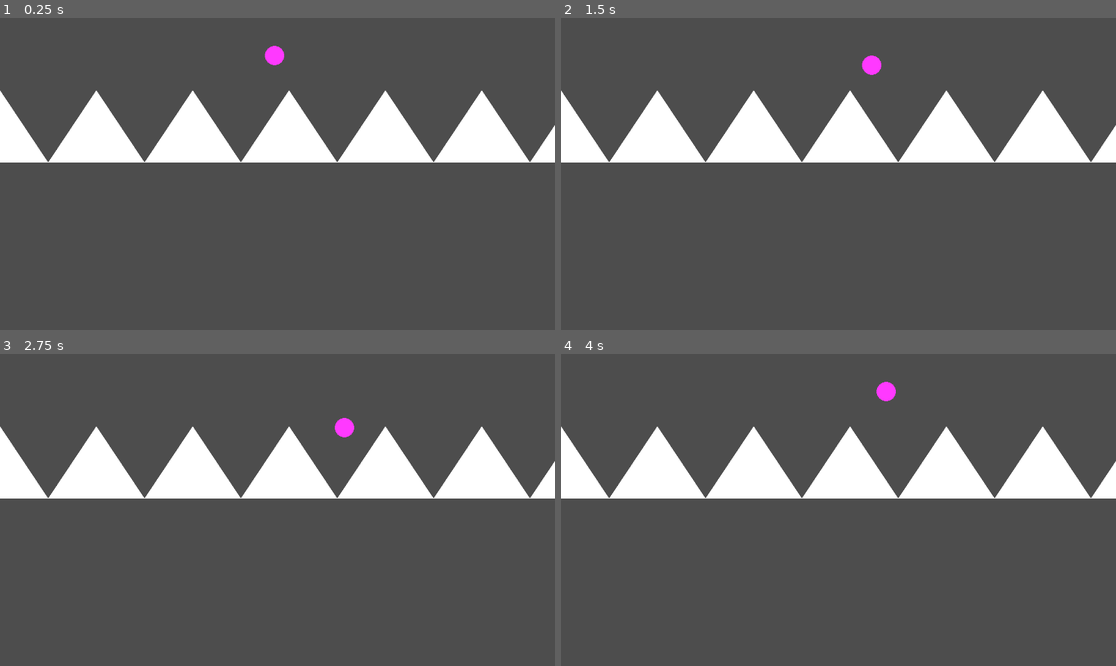
Above: before the commit, frames 1-4 (two rows, left to right).
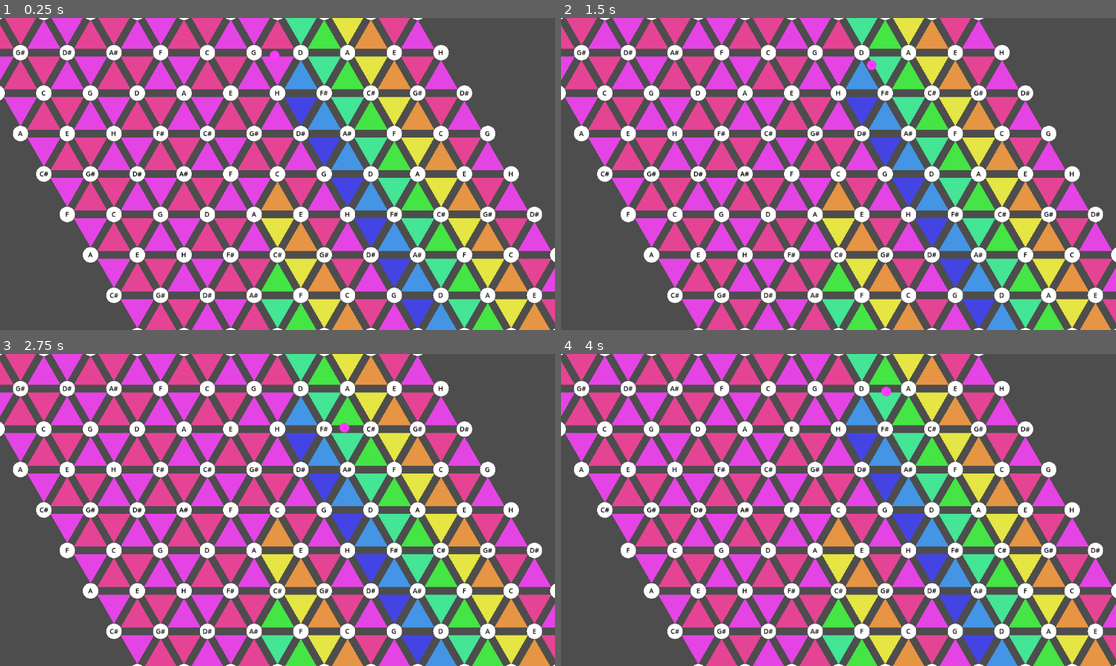
Above: after the commit, the same moments.

Repository: jouhlig/bachelor
Game: Godot game, scene res://Game.tscn
Two runs of this game, one before a commit and one after it. Both use one fixed random seed, a clock stepped at 60 frames per second and the inputs below.
Inputs:
- Up to frame 1 (0.25 s): no input
- Up to frame 2 (1.5 s): tap Enter at 0.5 s; hold Right (right) 0.53-1.28 s; hold Down (down) from 1.28 s (still down)
- Up to frame 3 (2.75 s): release Down (down) at 2.03 s; hold Right (right) from 2.03 s (still down)
- Up to frame 4 (4 s): release Right (right) at 2.78 s; hold Up (up) 2.78-3.53 s; hold Left (left) from 3.53 s (still down)

The runs differ from the first frame. In frame 1, 58% of the frame differs, in the area x 0-100%, y 0-100%; in frame 2, 58%; in frame 3, 58%; in frame 4, 58%.

Commit message:
functioning tonnetz

Diff:
--- a/Game.tscn
+++ b/Game.tscn
@@ -1,7 +1,13 @@
-[gd_scene load_steps=3 format=3 uid="uid://dcfuk4qabv37f"]
+[gd_scene load_steps=5 format=3 uid="uid://dcfuk4qabv37f"]
 
 [ext_resource type="Script" uid="uid://u2chcgx4hx01" path="res://game.gd" id="1_u44n3"]
 [ext_resource type="PackedScene" uid="uid://dfcit6vv0i3lu" path="res://Player.tscn" id="1_xkndl"]
+[ext_resource type="Script" uid="uid://cmgw7cxnnr5i6" path="res://tonnetz_builder.gd" id="4_sb48q"]
+[ext_resource type="Script" uid="uid://cgq0aer2s2rb0" path="res://tonnetz_config.gd" id="7_joorw"]
+
+[sub_resource type="Resource" id="Resource_2vekm"]
+script = ExtResource("7_joorw")
+metadata/_custom_type_script = "uid://cgq0aer2s2rb0"
 
 [node name="Game" type="Node"]
 script = ExtResource("1_u44n3")
@@ -9,3 +15,8 @@
 [node name="Player" parent="." instance=ExtResource("1_xkndl")]
 z_index = 1
 position = Vector2(570, 78)
+config = SubResource("Resource_2vekm")
+
+[node name="TonnetzBuilder" type="Node" parent="."]
+script = ExtResource("4_sb48q")
+config = SubResource("Resource_2vekm")
--- a/Player.tscn
+++ b/Player.tscn
@@ -1,12 +1,9 @@
-[gd_scene load_steps=4 format=3 uid="uid://dfcit6vv0i3lu"]
+[gd_scene load_steps=3 format=3 uid="uid://dfcit6vv0i3lu"]
 
 [ext_resource type="Script" uid="uid://cxq6howq7ctsg" path="res://player.gd" id="1_xhfnw"]
 
 [sub_resource type="CircleShape2D" id="CircleShape2D_xhfnw"]
 radius = 49.0
-
-[sub_resource type="CircleShape2D" id="CircleShape2D_kpjcp"]
-radius = 50.0
 
 [node name="Player" type="CharacterBody2D"]
 script = ExtResource("1_xhfnw")
@@ -14,12 +11,6 @@
 [node name="CollisionShape2D" type="CollisionShape2D" parent="."]
 shape = SubResource("CircleShape2D_xhfnw")
 
-[node name="Area2D" type="Area2D" parent="."]
-
-[node name="CollisionShape2D" type="CollisionShape2D" parent="Area2D"]
-shape = SubResource("CircleShape2D_kpjcp")
-
 [node name="Visuals" type="Node2D" parent="."]
 
-[node name="Polygon2D" type="Polygon2D" parent="Visuals"]
-color = Color(1, 0.22352941, 1, 1)
+[node name="MeshInstance2D" type="MeshInstance2D" parent="Visuals"]
--- a/Triangle.tscn
+++ b/Triangle.tscn
@@ -1,8 +1,10 @@
-[gd_scene load_steps=3 format=3 uid="uid://busqla57y5uy0"]
+[gd_scene load_steps=4 format=3 uid="uid://b50ysi2vss4ae"]
 
-[ext_resource type="Script" uid="uid://gx4o34kkf27n" path="res://triangle.gd" id="1_q5a6s"]
+[ext_resource type="Script" path="res://triangle.gd" id="1_q5a6s"]
 
 [sub_resource type="CircleShape2D" id="CircleShape2D_q5a6s"]
+
+[sub_resource type="CircleShape2D" id="CircleShape2D_5f5wb"]
 
 [node name="Triangle" type="StaticBody2D"]
 script = ExtResource("1_q5a6s")
@@ -14,3 +16,11 @@
 [node name="Visuals" type="Node2D" parent="."]
 
 [node name="Polygon2D" type="Polygon2D" parent="Visuals"]
+
+[node name="Area2D" type="Area2D" parent="."]
+
+[node name="CollisionShape2D" type="CollisionShape2D" parent="Area2D"]
+shape = SubResource("CircleShape2D_5f5wb")
+
+[connection signal="body_entered" from="Area2D" to="." method="_on_body_entered_triangle"]
+[connection signal="body_exited" from="Area2D" to="." method="_on_body_exited_triangle"]
--- /dev/null
+++ b/audio_manager.gd
@@ -0,0 +1,64 @@
+extends Node
+class_name AudioManager
+
+var generator := AudioStreamGenerator.new()
+var player := AudioStreamPlayer.new()
+var playback: AudioStreamGeneratorPlayback
+
+var sample_rate := 44100.0
+var buffer_length := 0.03
+const BASE_MIDI_NOTE := 60
+var voices := {}  # Dictionary<int, Voice>
+var voice_counts := {}  # Dictionary<int, int>
+
+class Voice:
+	var freq: float
+	var phase := 0.0
+	var volume := 0.2
+
+	func _init(f):
+		freq = f
+
+func _ready():
+	generator.mix_rate = sample_rate
+	generator.buffer_length = buffer_length
+	player.stream = generator
+	add_child(player)
+	player.play()
+
+	playback = player.get_stream_playback()
+	set_process(true)
+
+func _process(delta):
+	var frames = playback.get_frames_available()
+
+	for i in range(frames):
+		var sample := 0.0
+
+		for v in voices.values():
+			sample += sin(v.phase) * v.volume
+			v.phase += TAU * v.freq / sample_rate
+
+		sample = clamp(sample, -1.0, 1.0)
+		playback.push_frame(Vector2(sample, sample))
+
+func play_notes(pitches: Array[int]):
+	print("Playing note(s) ")
+	for p in pitches:
+		voice_counts[p] = voice_counts.get(p, 0) + 1
+		if voice_counts[p] == 1:
+			voices[p] = Voice.new(pitch_to_freq(p))
+		print(p)
+
+func stop_note(pitch: int):
+	if not voice_counts.has(pitch):
+		return
+	voice_counts[pitch] -= 1
+	if voice_counts[pitch] <= 0:
+		voice_counts.erase(pitch)
+		voices.erase(pitch)
+	print("Stopped note ", pitch)
+
+func pitch_to_freq(pitch_class: int) -> float:
+	var midi_note = BASE_MIDI_NOTE + pitch_class
+	return 440.0 * pow(2.0, (midi_note - 69) / 12.0)
--- a/game.gd
+++ b/game.gd
@@ -1,19 +1,10 @@
 extends Node
-var TriangleScene = preload("res://Triangle.tscn")
 
-# Called when the node enters the scene tree for the first time.
 func _ready() -> void:
-	#spawn triangles
-	for i in range(0,10):
-		var pos = Vector2(i*200, 200)
-		spawn_triangle(pos, i)
-
-
-# Called every frame. 'delta' is the elapsed time since the previous frame.
-func _process(delta: float) -> void:
-	pass
-
-func spawn_triangle(position: Vector2, element_id: int):
-	var triangle = TriangleScene.instantiate()
-	add_child(triangle)
-	triangle.position = position
+	var builder: TonnetzBuilder
+	if has_node("TonnetzBuilder"):
+		builder = $TonnetzBuilder
+	else:
+		builder = TonnetzBuilder.new()
+		add_child(builder)
+	builder.build(5)
--- a/player.gd
+++ b/player.gd
@@ -1,28 +1,30 @@
 extends CharacterBody2D
 
-
-const SPEED = 100.0
-#const JUMP_VELOCITY = -400.0
+@export var config: TonnetzConfig
 
 func _ready() -> void:
+	if not config:
+		config = TonnetzConfig.new()
+
+	var radius = config.player_radius
 	var shape = CircleShape2D.new()
-	shape.radius = 20
+	shape.radius = radius
 	$CollisionShape2D.shape = shape
 
-	var points = create_circle_points(20)
-	$Visuals/Polygon2D.polygon = points
+	var sphere = SphereMesh.new()
+	sphere.radius = radius
+	sphere.height = radius * 2.0
+	$Visuals/MeshInstance2D.mesh = sphere
+	$Visuals/MeshInstance2D.modulate = config.player_color
+	$Visuals/MeshInstance2D.z_index = 2  # Player above notes and triangles
+
+	# Set collision layer and mask
+	collision_layer = 1
+	collision_mask = 0  # Player doesn't need to detect others, only be detected
 
 func _physics_process(delta: float) -> void:
 	var direction : Vector2 = Vector2.ZERO
 	direction.x = Input.get_action_strength("right") - Input.get_action_strength("left")
 	direction.y = Input.get_action_strength("down") - Input.get_action_strength("up")
-	velocity = direction*SPEED
+	velocity = direction * config.player_speed
 	move_and_slide()
-
-#approximate circle shape for the visual polygon2D
-func create_circle_points(radius: float, segments: int = 32):
-	var pts = PackedVector2Array()
-	for i in range(segments):
-		var angle = i * TAU / segments
-		pts.append(Vector2(cos(angle), sin(angle)) * radius)
-	return pts
--- a/project.godot
+++ b/project.godot
@@ -14,6 +14,10 @@
 run/main_scene="uid://dcfuk4qabv37f"
 config/features=PackedStringArray("4.5", "Forward Plus")
 config/icon="res://icon.svg"
+
+[autoload]
+
+AM="*res://audio_manager.gd"
 
 [input]
 
--- /dev/null
+++ b/tonnetz_builder.gd
@@ -0,0 +1,77 @@
+extends Node
+class_name TonnetzBuilder
+
+@export var config: TonnetzConfig
+var nodes: Dictionary[Vector2i, TonnetzNode] = {}
+
+const axial_directions = [
+	Vector2i(1, 0), Vector2i(0, 1), Vector2i(-1, 1),
+	Vector2i(-1, 0), Vector2i(0, -1), Vector2i(1, -1)
+]
+
+func _ready() -> void:
+	if not config:
+		config = TonnetzConfig.new()
+
+func build(radius: int):
+	# Spawn nodes
+	for q in range(-radius, radius + 1):
+		for r in range(-radius, radius + 1):
+			var node = TonnetzNode.new()
+			node.q = q
+			node.r = r
+			node.pitch = (config.base_note + 7 * q + 4 * r) % 12
+			node.config = config
+			add_child(node)
+			nodes[Vector2i(q, r)] = node
+
+	# Generate triangles
+	for q in range(-radius, radius + 1):
+		for r in range(-radius, radius + 1):
+			# Triangle 1: (q,r), (q+1,r), (q,r+1)
+			var n1 = get_tonnetz_node(q, r)
+			var n2 = get_tonnetz_node(q + 1, r)
+			var n3 = get_tonnetz_node(q, r + 1)
+			if n1 and n2 and n3:
+				var tri = TriangleArea.new()
+				tri.config = config
+				tri.set_nodes([n1, n2, n3])
+				add_child(tri)
+
+			# Triangle 2: (q+1,r), (q+1,r-1), (q,r)
+			var n4 = get_tonnetz_node(q + 1, r)
+			var n5 = get_tonnetz_node(q + 1, r - 1)
+			var n6 = get_tonnetz_node(q, r)
+			if n4 and n5 and n6:
+				var tri2 = TriangleArea.new()
+				tri2.config = config
+				tri2.set_nodes([n4, n5, n6])
+				add_child(tri2)
+
+	center_on_canvas()
+
+func center_on_canvas() -> void:
+	var tonnetz_nodes = nodes.values()
+	if tonnetz_nodes.is_empty():
+		return
+
+	var first_node: TonnetzNode = tonnetz_nodes[0]
+	var min_pos = first_node.position
+	var max_pos = first_node.position
+
+	for tonnetz_node: TonnetzNode in tonnetz_nodes:
+		min_pos.x = min(min_pos.x, tonnetz_node.position.x)
+		min_pos.y = min(min_pos.y, tonnetz_node.position.y)
+		max_pos.x = max(max_pos.x, tonnetz_node.position.x)
+		max_pos.y = max(max_pos.y, tonnetz_node.position.y)
+
+	var tonnetz_center = (min_pos + max_pos) * 0.5
+	var canvas_center = get_viewport().get_visible_rect().size * 0.5
+	var offset = canvas_center - tonnetz_center
+
+	for child in get_children():
+		if child is Node2D:
+			child.position += offset
+
+func get_tonnetz_node(q: int, r: int) -> TonnetzNode:
+	return nodes.get(Vector2i(q, r))
--- /dev/null
+++ b/tonnetz_config.gd
@@ -0,0 +1,24 @@
+extends Resource
+class_name TonnetzConfig
+
+const NOTE_NAMES := ["C", "C#", "D", "D#", "E", "F", "F#", "G", "G#", "A", "A#", "H"]
+
+@export var note_radius: float = 16.0
+@export var player_radius: float = 10.0
+@export var player_speed: float = 100.0
+@export var note_color: Color = Color.WHITE
+@export var note_label_color: Color = Color.BLACK
+#@export var note_label_outline_color: Color = Color.BLACK
+@export var player_color: Color = Color(1, 0.22352941, 1, 1)
+@export var triangle_color: Color = Color.GREEN
+@export var hex_size: float = 56.0  # More spacing between note centers
+@export_range(0.5, 1.0, 0.01) var triangle_scale: float = 0.72  # Shrink triangles away from the notes
+@export var base_note: int = 0
+
+func hex_to_world(q: int, r: int) -> Vector2:
+	var x = sqrt(3) * (q + r / 2.0) * hex_size
+	var y = 1.5 * r * hex_size
+	return Vector2(x, y)
+
+func pitch_class_to_name(pitch_class: int) -> String:
+	return NOTE_NAMES[posmod(pitch_class, NOTE_NAMES.size())]
--- /dev/null
+++ b/tonnetz_node.gd
@@ -0,0 +1,69 @@
+extends Area2D
+class_name TonnetzNode
+
+@export var q: int
+@export var r: int
+@export var pitch: int
+@export var config: TonnetzConfig
+
+func _ready():
+	if not config:
+		config = TonnetzConfig.new()
+	position = config.hex_to_world(q, r)
+
+	# Collision
+	var shape = CircleShape2D.new()
+	shape.radius = config.note_radius
+	var coll = CollisionShape2D.new()
+	coll.shape = shape
+	add_child(coll)
+
+	# Visual
+	var mesh_inst = MeshInstance2D.new()
+	var sphere = SphereMesh.new()
+	sphere.radius = config.note_radius
+	sphere.height = config.note_radius * 2
+	mesh_inst.mesh = sphere
+	mesh_inst.modulate = config.note_color
+	mesh_inst.z_index = 1  # Notes above triangles
+	add_child(mesh_inst)
+
+	_add_note_label()
+
+	body_entered.connect(_on_body_entered)
+	body_exited.connect(_on_body_exited)
+
+	# Set collision layer and mask
+	collision_layer = 2
+	collision_mask = 1  # Detect player
+
+func _add_note_label() -> void:
+	var label = Label.new()
+	label.text = config.pitch_class_to_name(pitch)
+	label.mouse_filter = Control.MOUSE_FILTER_IGNORE
+	label.z_index = 2
+
+	var label_size = Vector2(config.note_radius * 3.0, config.note_radius * 2.0)
+	label.position = Vector2(-label_size.x / 2.0, -label_size.y / 2.0)
+	label.size = label_size
+	label.horizontal_alignment = HORIZONTAL_ALIGNMENT_CENTER
+	label.vertical_alignment = VERTICAL_ALIGNMENT_CENTER
+
+	var label_settings = LabelSettings.new()
+	label_settings.font_size = int(max(12.0, config.note_radius * 0.9))
+	label_settings.font_color = config.note_label_color
+	#label_settings.outline_size = 2
+	#label_settings.outline_color = config.note_label_outline_color
+	label.label_settings = label_settings
+
+	add_child(label)
+
+func _on_body_entered(body):
+	if body is CharacterBody2D:
+		print("Entered note pitch: ", pitch)
+		AM.play_notes([pitch])
+
+func _on_body_exited(body):
+	if body is CharacterBody2D:
+		print("Exited note pitch: ", pitch)
+		AM.stop_note(pitch)
--- a/triangle.gd
+++ /dev/null
@@ -1,20 +0,0 @@
-extends StaticBody2D
-
-
-
-# Called when the node enters the scene tree for the first time.
-func _ready() -> void:
-	var shape = ConvexPolygonShape2D.new()
-	shape.points = PackedVector2Array([
-		Vector2(0, -50),
-		Vector2(100, 100),
-		Vector2(-100, 100)
-	])
-	$CollisionShape2D.shape = shape
-	$Visuals/Polygon2D.polygon = shape.points
-
-
-
-# Called every frame. 'delta' is the elapsed time since the previous frame.
-func _process(delta: float) -> void:
-	pass
--- /dev/null
+++ b/triangle_node.gd
@@ -0,0 +1,60 @@
+extends Area2D
+class_name TriangleArea
+
+var nodes: Array[TonnetzNode] = []
+@export var config: TonnetzConfig
+
+func set_nodes(node_array: Array[TonnetzNode]):
+	if not config:
+		config = TonnetzConfig.new()
+	nodes = node_array
+
+	# Compute average position
+	var avg_pos = Vector2.ZERO
+	for n in nodes:
+		avg_pos += n.position
+	avg_pos /= 3
+	position = avg_pos
+
+	# Compute relative points and shrink triangle slightly toward its center
+	var points = PackedVector2Array()
+	for n in nodes:
+		points.append((n.position - position) * config.triangle_scale)
+
+	# Collision
+	var coll = CollisionPolygon2D.new()
+	coll.polygon = points
+	add_child(coll)
+
+	# Visual
+	var vis = Polygon2D.new()
+	vis.polygon = points
+	vis.z_index = 0
+	var pitch_sum = 0
+	for n in nodes:
+		pitch_sum += n.pitch
+	var hue = float(pitch_sum % 12) / 12.0
+	var fill_color = Color.from_hsv(hue, 0.7, 0.9)
+	vis.color = fill_color
+	add_child(vis)
+
+	body_entered.connect(_on_body_entered)
+	body_exited.connect(_on_body_exited)
+
+	# Set collision layer and mask
+	collision_layer = 3
+	collision_mask = 1  # Detect player
+
+func _on_body_entered(body):
+	if body is CharacterBody2D:
+		var pitches: Array[int] = []
+		for n in nodes:
+			pitches.append(n.pitch)
+		print("Triangle pitches: ", pitches)
+		AM.play_notes(pitches)
+
+func _on_body_exited(body):
+	if body is CharacterBody2D:
+		print("Exited triangle")
+		for n in nodes:
+			AM.stop_note(n.pitch)
Not shown, added: audio_manager.gd.uid
Not shown, added: tonnetz_builder.gd.uid
Not shown, added: tonnetz_config.gd.uid
Not shown, added: tonnetz_node.gd.uid
Not shown, removed: triangle.gd.uid
Not shown, added: triangle_node.gd.uid
